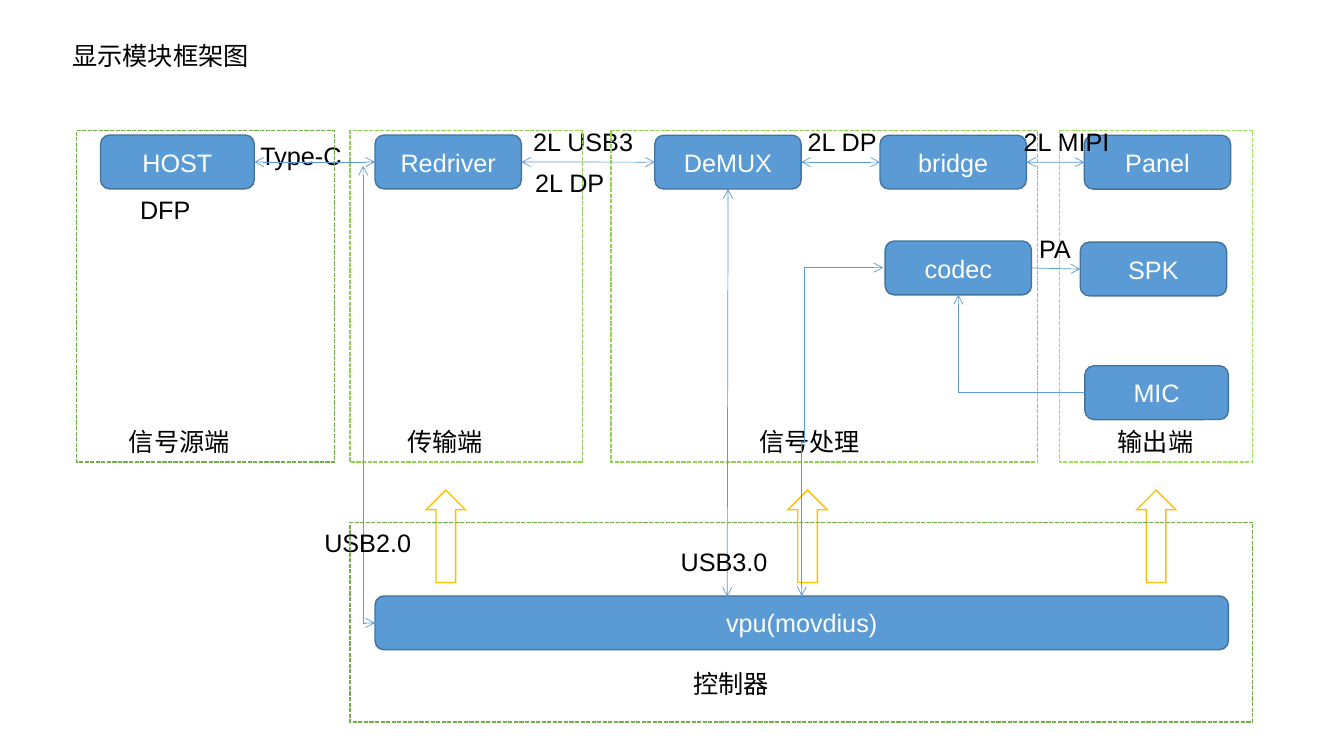
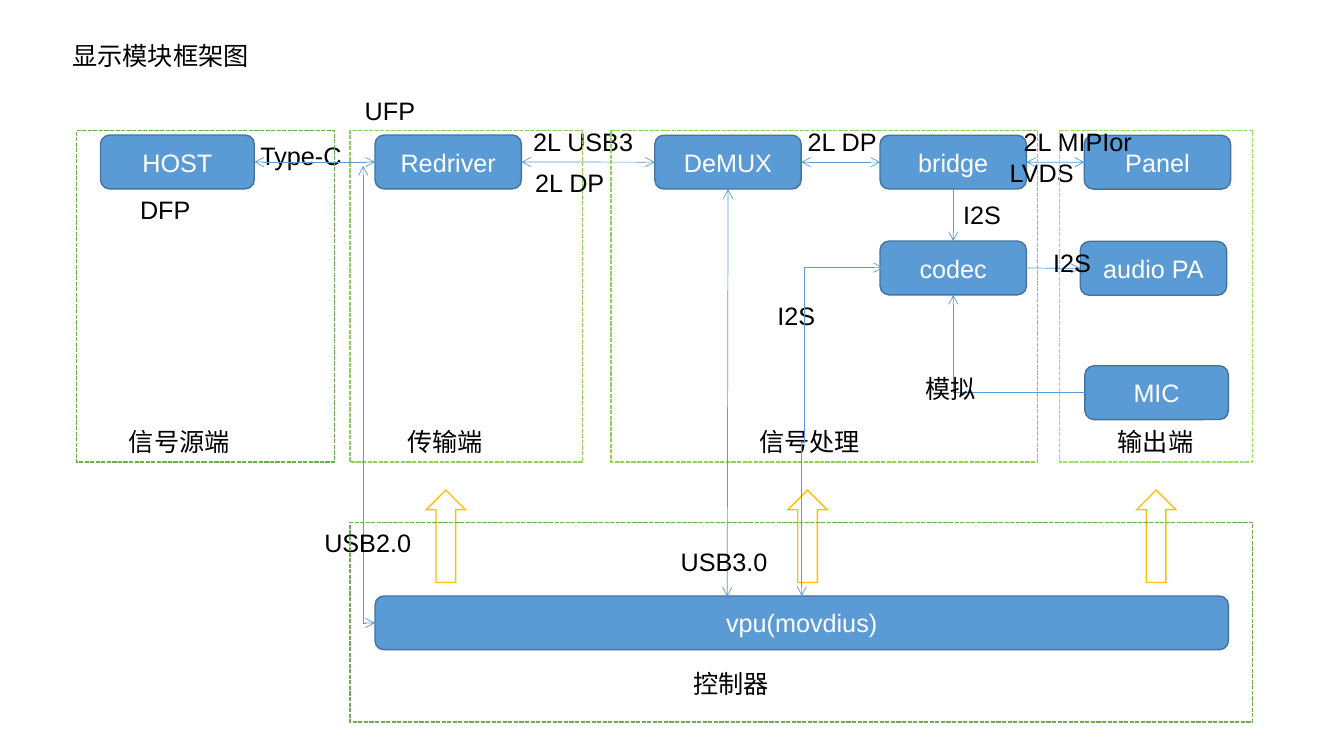
Before and after one commit to xiangyu199378/workdaily, a slide deck: slide 3 of workdoc/framework/BringUp.pptx. Drawn at 1344x756 pixels with LibreOffice and Linux fonts; fonts in the diff are those of the drawing. Boxes give left, top, right and bottom in pixels: in the first picture for what was removed or moved away, otherwise in the second. Text is boxed around its words. In the diff, an @@ line names an element or a change of style, - is before the commit and + after.

```diff
--- a/workdoc/framework/BringUp.pptx
+++ b/workdoc/framework/BringUp.pptx
@@ text added at (x1=365, y1=102, x2=415, y2=121), 18 pt, text #000000 @@
+UFP
@@ text at (x1=1010, y1=131, x2=1132, y2=187): text changed @@
-2L MIPI
+2L MIPIor LVDS
@@ arrow added from (954, 190) to (954, 241), #5B9BD5 0.5 pt @@
@@ text added at (x1=963, y1=206, x2=1001, y2=225), 18 pt, text #000000 @@
+I2S
@@ text removed at (x1=1039, y1=238, x2=1071, y2=264) @@
-PA
@@ rounded rectangle "codec" moved from (x1=885, y1=241, x2=1031, y2=294) to (x1=880, y1=241, x2=1026, y2=294) @@
@@ arrow moved from (1031, 268) - (1081, 269) to (1026, 268) - (1081, 268) @@
@@ text added at (x1=1053, y1=252, x2=1091, y2=278), 18 pt, text #000000 @@
+I2S
@@ text in rounded rectangle at (x1=1103, y1=259, x2=1204, y2=278): text changed @@
-SPK
+audio PA
@@ elbow arrow moved from (1085, 393) - (959, 295) to (1085, 393) - (954, 295) @@
@@ text added at (x1=777, y1=305, x2=815, y2=331), 18 pt, text #000000 @@
+I2S
@@ text added at (x1=926, y1=372, x2=976, y2=400), 18 pt, text #000000 @@
+模拟
```
Also in this commit, not shown: 5 other slides changed, 1 slide added, 7 other files.
